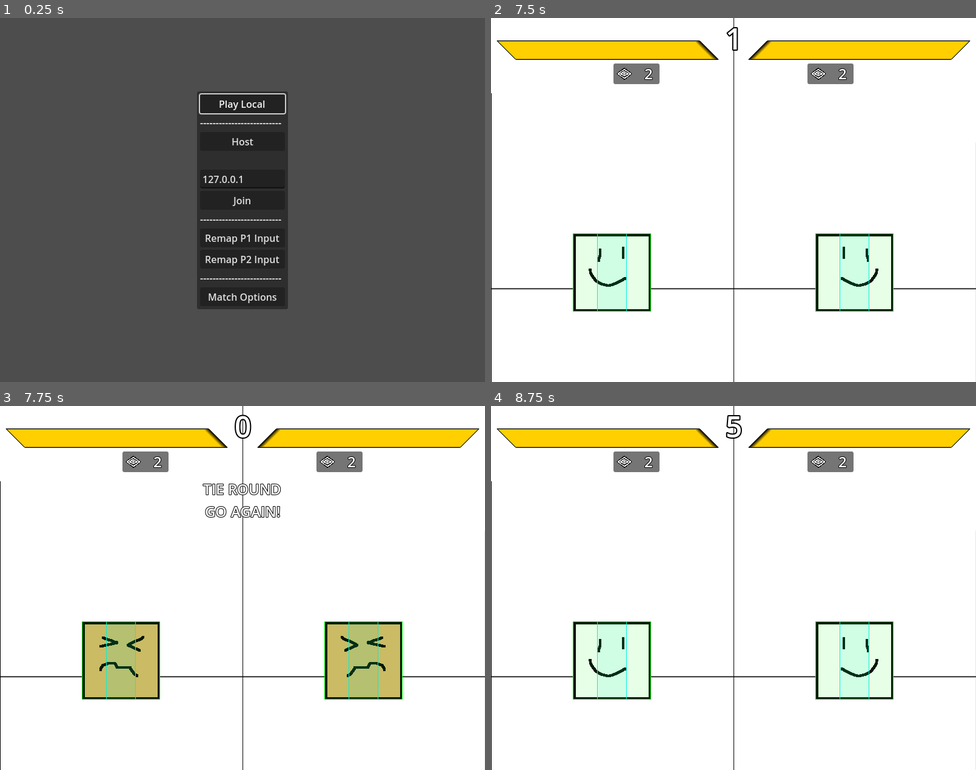
Above: before the commit, frames 1-4 (two rows, left to right).
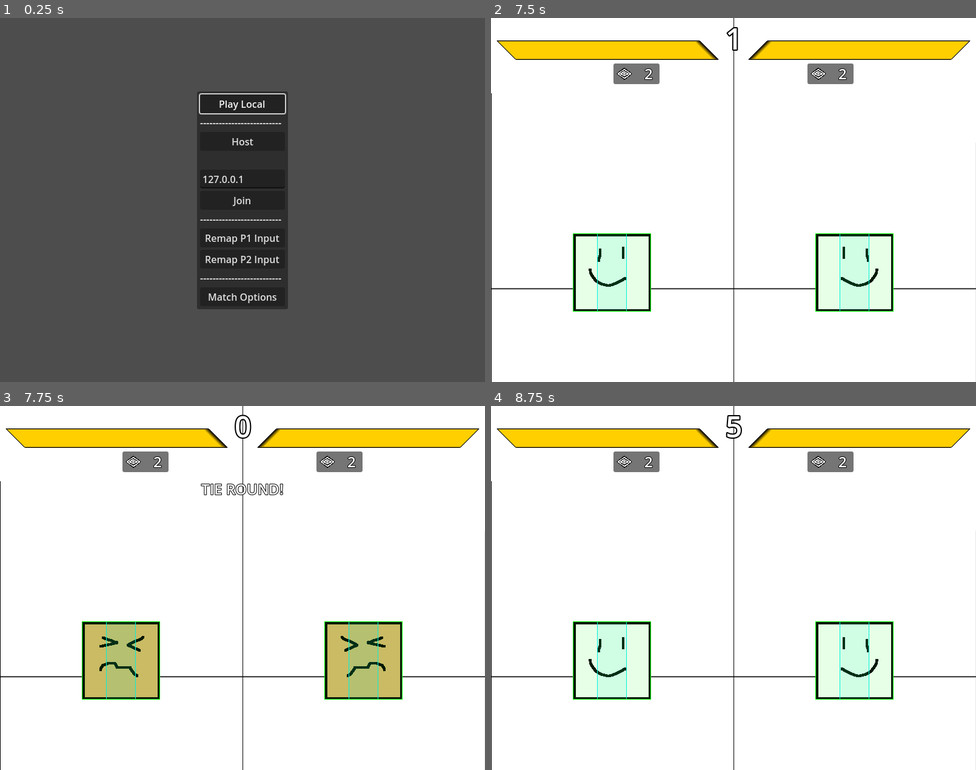
Above: after the commit, the same moments.

Repository: SamBumgardner/spellstrike
Game: Godot game, scene res://network/main.tscn
Two runs of this game, one before a commit and one after it. Both use one fixed random seed, a clock stepped at 60 frames per second and the inputs below.
Inputs (mouse positions are in pixels of both pictures, inside the frame that each line leads up to):
- Up to frame 1 (0.25 s): no input
- Up to frame 2 (7.5 s): click "Play Local" at 0.5 s; tap Enter at 1.25, 3.5, 6.5 s; move the mouse to (840, 181) at 1.27 s; hold Up 1.28-2 s; click (840, 181) at 1.42 s; tap Space at 2, 5 s; drag from (636, 218) to (709, 272) at 2.02 s; move the mouse to (782, 119) at 2.77 s; hold Up 2.78-3.5 s; drag from (709, 272) to (854, 272) at 3.52 s; move the mouse to (879, 254) at 4.27 s; hold Down 4.28-5 s; drag from (588, 145) to (854, 272) at 5.02 s; move the mouse to (757, 200) at 5.77 s; hold Down 5.78-6.5 s; click (757, 200) at 5.92 s; drag from (660, 109) to (854, 272) at 6.52 s; move the mouse to (840, 181) at 7.27 s; hold Up from 7.28 s (still down)
- Up to frame 3 (7.75 s): keep holding Up
- Up to frame 4 (8.75 s): release Up at 8 s; tap Space at 8 s; drag from (636, 606) to (854, 660) at 8.02 s

Frames 1-2 are identical in both runs. In frame 3, 0.5% of the frame differs, in the area x 41-59%, y 21-31%; in frame 4, nothing differs.

Commit message:
refactor round win-lose tracking to external class.

Diff:
--- a/game/TestGameplay.gd
+++ b/game/TestGameplay.gd
@@ -32,6 +32,9 @@
 @onready var camera_control: CameraControl = $CameraControl
 @onready var round_timer: NetworkTimer = $RoundTimer
 
+var wins_manager: WinsManager = WinsManager.new()
+var players: Array = []
+
 enum Side {
     P1 = 0,
     P2 = 1,
@@ -67,6 +70,14 @@
 
     round_timer.timeout.connect(_on_round_timer_timeout)
 
+    wins_manager.round_won.connect(_on_round_won)
+    wins_manager.round_tied.connect(_on_round_tied)
+    wins_manager.game_won.connect(_on_game_won)
+    wins_manager.play_next_round.connect(_on_play_next_round)
+    wins_manager.game_won.connect(win_tracker_1._on_game_won)
+    wins_manager.game_won.connect(win_tracker_2._on_game_won)
+    # TODO: connect wins_manager to round display
+
 func _on_sync_started():
     if match_options == null:
         push_error("Match Options is unset. Falling back to default options...")
@@ -97,12 +108,14 @@
     fighterP2.defeated.connect(_on_player_defeated)
     fighterP2.request_projectile.connect(_on_player_requested_projectile)
 
+    players = [fighterP1, fighterP2]
+
     interaction_resolver._setup_players(fighterP1, fighterP2)
     interaction_resolver.camera_control = camera_control
     camera_control._sync_start_initialize([fighterP1, fighterP2])
 
-    confirm_defeat_timer.timeout.connect(_on_confirm_defeat_timer_timeout.bind([fighterP1, fighterP2]))
-    start_new_round_timer.timeout.connect(_on_start_new_round_timer_timeout.bind([fighterP1, fighterP2]))
+    confirm_defeat_timer.timeout.connect(_on_confirm_defeat_timer_timeout)
+    start_new_round_timer.timeout.connect(_on_start_new_round_timer_timeout)
 
     $AudioStreamPlayer.play()
     $UI/BattleHUD.show()
@@ -150,7 +163,7 @@
         round_timer.stop()
         confirm_defeat_timer.start(SyncManager.max_buffer_size)
 
-func _on_confirm_defeat_timer_timeout(players: Array):
+func _on_confirm_defeat_timer_timeout():
     var winning_player: Player = null
     var defeated_players: Array = []
     for player in players:
@@ -162,29 +175,34 @@
     _end_round(winning_player, defeated_players)
 
 func _end_round(winning_player: Player, defeated_players: Array):
-    if winning_player != null:
-        winning_player.receive_victory()
-        #TODO: use a smarter method to tell which player is which:
-        if winning_player.team == Player.Side.P1:
-            win_tracker_1.increment_wins()
-        else:
-            win_tracker_2.increment_wins()
-
-    for loser in defeated_players:
-        loser.receive_defeat()
-
-    if winning_player != null:
-        $UI/BattleHUD/MatchOver.visible = true
-        $UI/BattleHUD/MatchOver.text = "PLAYER %s WINS!" % (winning_player.team + 1)
-        #TODO: Trigger more exciting end of round effects
-    else:
-        $UI/BattleHUD/MatchOver.visible = true
-        $UI/BattleHUD/MatchOver.text = "TIE ROUND\rGO AGAIN!"
-
-    # wait for some time, then do setup necessary to set up next round.
-    const ticks_per_sec := 60
-    start_new_round_timer.start(ticks_per_sec)
-    # call reset on both players
+    wins_manager.round_completed(winning_player, defeated_players)
+    start_new_round_timer.start(MatchOptions.ticks_per_second)
+
+func _on_round_won(winning_side: Player.Side, losing_sides: Array) -> void:
+    players[winning_side].receive_victory()
+    for side in losing_sides:
+        players[side].receive_defeat()
+
+    $UI/BattleHUD/MatchOver.visible = true
+    $UI/BattleHUD/MatchOver.text = "PLAYER %s WINS!" % (winning_side + 1)
+    #TODO: Trigger more exciting end of round effects
+
+func _on_round_tied() -> void:
+    for player in players:
+        player.receive_defeat()
+
+    $UI/BattleHUD/MatchOver.visible = true
+    $UI/BattleHUD/MatchOver.text = "TIE ROUND!"
+
+func _on_play_next_round(new_round_number: int) -> void:
+    for player in players:
+        player.reset()
+    $UI/BattleHUD/MatchOver.visible = false
+    print_debug("starting round %s" % new_round_number)
+    round_timer.start(match_options.default_ticks_per_round)
+
+func _on_game_won(side: Player.Side) -> void:
+    print_debug("game is over, P%s won, should pop up some kind of post-game menu" % (side + 1))
 
 # MISC.
 
@@ -192,11 +210,8 @@
     var new_projectile = SyncManager.spawn("projectile", self, preload("res://player/projectile/Projectile.tscn"), {'x': requestor.position.x, 'y': requestor.position.y, 'pt': projectile_type, 't': requestor.team, 'fd': requestor.facing_direction, 'sx': requestor.scale.x})
     interaction_resolver.register_new_projectile(new_projectile)
 
-func _on_start_new_round_timer_timeout(players: Array):
-    for player in players:
-        player.reset()
-    $UI/BattleHUD/MatchOver.visible = false
-    round_timer.start(match_options.default_ticks_per_round)
+func _on_start_new_round_timer_timeout():
+    wins_manager.check_game_finished()
 
 func _process(_delta: float) -> void:
     if Input.is_action_just_pressed("ui_cancel"):
--- /dev/null
+++ b/game/WinsManager.gd
@@ -0,0 +1,44 @@
+class_name WinsManager extends RefCounted
+
+signal round_won(side: Player.Side)
+signal round_tied()
+
+signal game_won(side: Player.Side)
+signal play_next_round(new_round_number: int)
+
+var _rounds_won: Array[int]
+var _games_won: Array[int]
+
+func _init(initial_games_won: Array[int] = [], initial_rounds_won: Array[int] = []):
+    _games_won = _initialize_tracking_array() if initial_games_won.is_empty() else initial_games_won
+    _rounds_won = _initialize_tracking_array() if initial_rounds_won.is_empty() else initial_rounds_won
+
+func _initialize_tracking_array() -> Array[int]:
+    var result: Array[int] = []
+    result.resize(Player.Side.size())
+    result.fill(0)
+    return result
+
+func round_completed(winning_player: Player, defeated_players: Array):
+    if winning_player != null:
+        _rounds_won[winning_player.team] += 1
+        var losing_sides: Array = defeated_players.map(func(x): return x.team)
+        round_won.emit(winning_player.team, losing_sides)
+    else:
+        round_tied.emit()
+
+func check_game_finished():
+    var winners = []
+    var total_round_count: int = 0
+    for i in _rounds_won.size():
+        total_round_count += _rounds_won[i]
+        if _rounds_won[i] >= MatchOptions.default_rounds_to_win:
+            winners.append(i)
+
+    if winners.size() == 1:
+        game_won.emit(winners[0])
+    elif winners.size() == 0:
+        play_next_round.emit(total_round_count + 1)
+    else: # somehow multiple players won???
+        push_error("ERROR: had multiple winners after round completed")
+        game_won.emit(winners[0])
--- a/game/options/MatchOptions.gd
+++ b/game/options/MatchOptions.gd
@@ -4,7 +4,9 @@
 
 const ticks_per_second: int = 60
 const default_seconds_per_round: int = 60
-const default_ticks_per_round: int = 5 * ticks_per_second #ticks_per_second * default_seconds_per_round
+const default_ticks_per_round: int = 5 * ticks_per_second # ticks_per_second * default_seconds_per_round
+
+const default_rounds_to_win: int = 3
 
 var input_retrievers: Array
 
--- a/game/ui/WinTracker.gd
+++ b/game/ui/WinTracker.gd
@@ -1,4 +1,6 @@
 class_name WinTracker extends HBoxContainer
+
+@export var tracking_side: Player.Side
 
 @onready var display_label: Label = $Label2
 
@@ -23,3 +25,7 @@
 func _load_state(state: Dictionary) -> void:
     visible = state['v']
     wins = state['w']
+
+func _on_game_won(winning_side: Player.Side):
+    if winning_side == tracking_side:
+        increment_wins()
